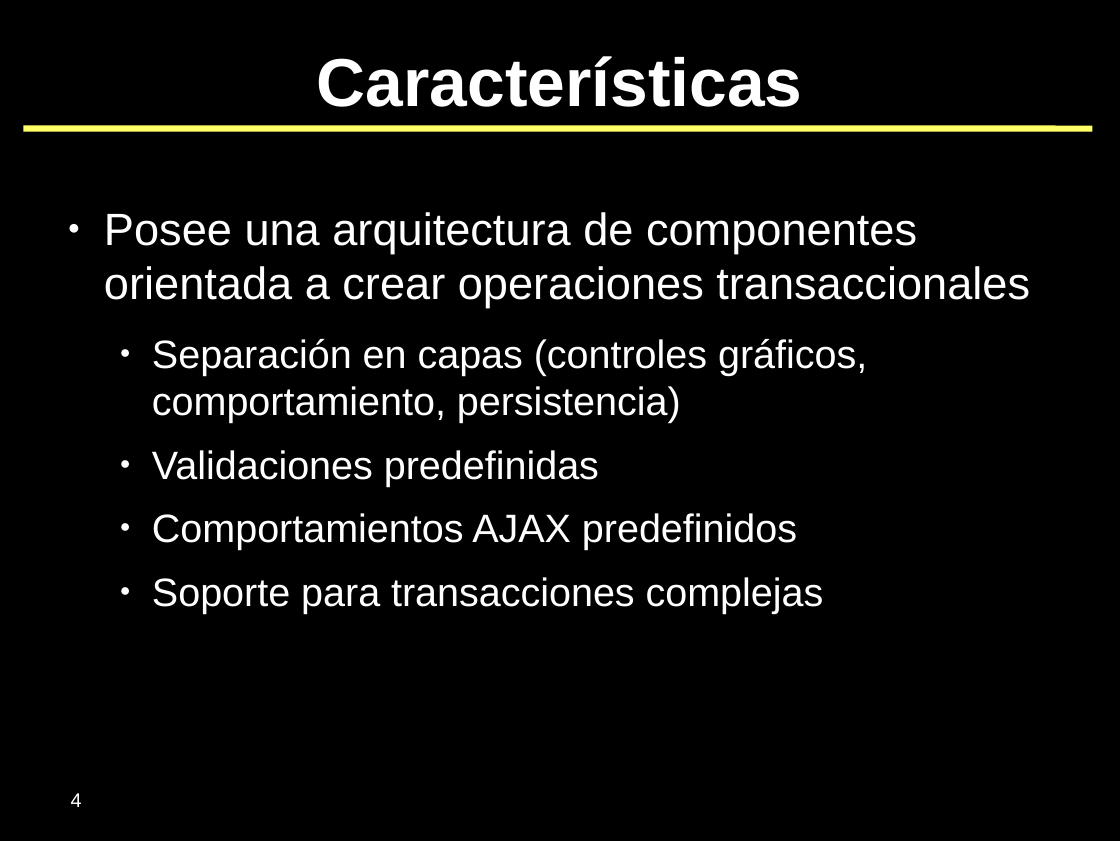
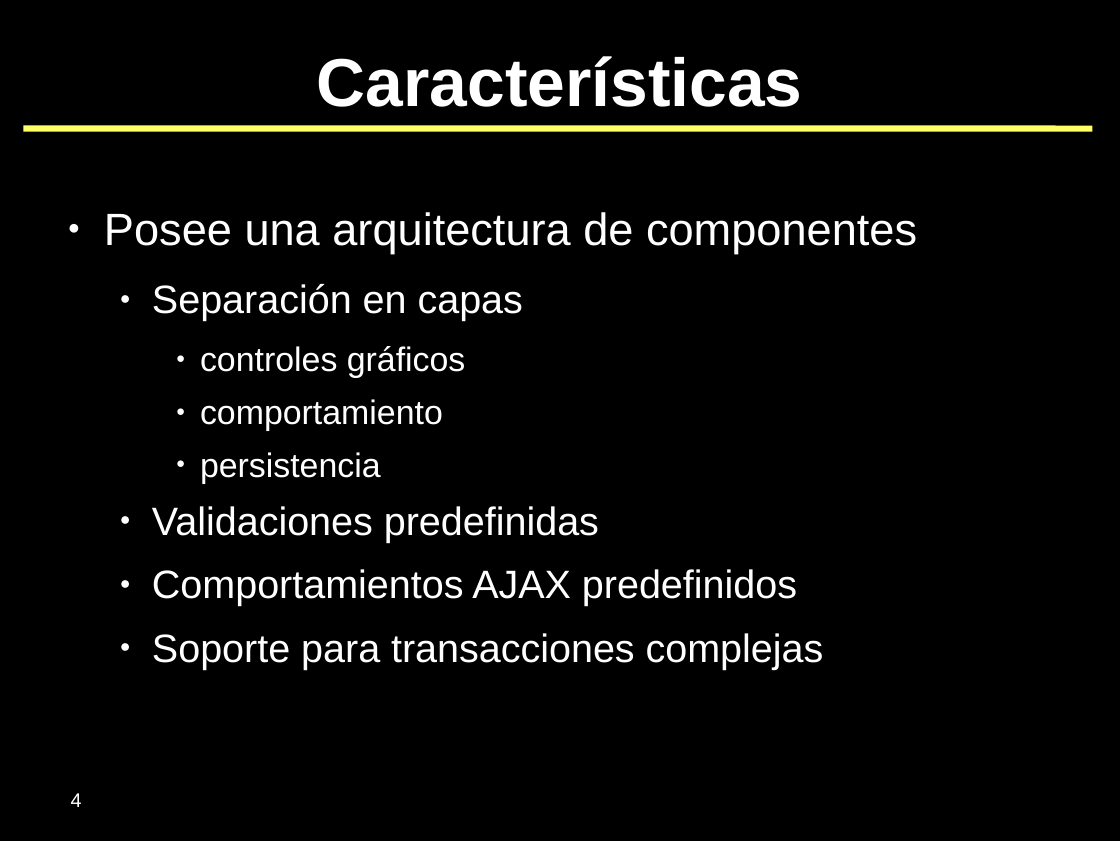
Before and after one commit to SIU-Toba/framework, a slide deck: slide 4 of doc/presentaciones/2007 - JAIIO - SIE.odp. Drawn at 1120x841 pixels with LibreOffice and Linux fonts; fonts in the diff are those of the drawing; background and template pictures are left out. Boxes give left, top, right and bottom in pixels: in the first picture for what was removed or moved away, otherwise in the second. Text is boxed around its words. In the diff, an @@ line names an element or a change of style, - is before the commit and + after.

```diff
--- a/doc/presentaciones/2007 - JAIIO - SIE.odp
+++ b/doc/presentaciones/2007 - JAIIO - SIE.odp
@@ text at (x1=104, y1=212, x2=917, y2=483): text changed; size 32 to 24 pt @@
-● Posee una arquitectura de componentes orientada a crear operaciones transaccionales
-  ● Separación en capas (controles gráficos, comportamiento, persistencia)
+● Posee una arquitectura de componentes
+  ● Separación en capas
+    ● controles gráficos
+    ● comportamiento
+    ● persistencia
```
Also in this commit, not shown: 1 other slide changed, 1 other file.
